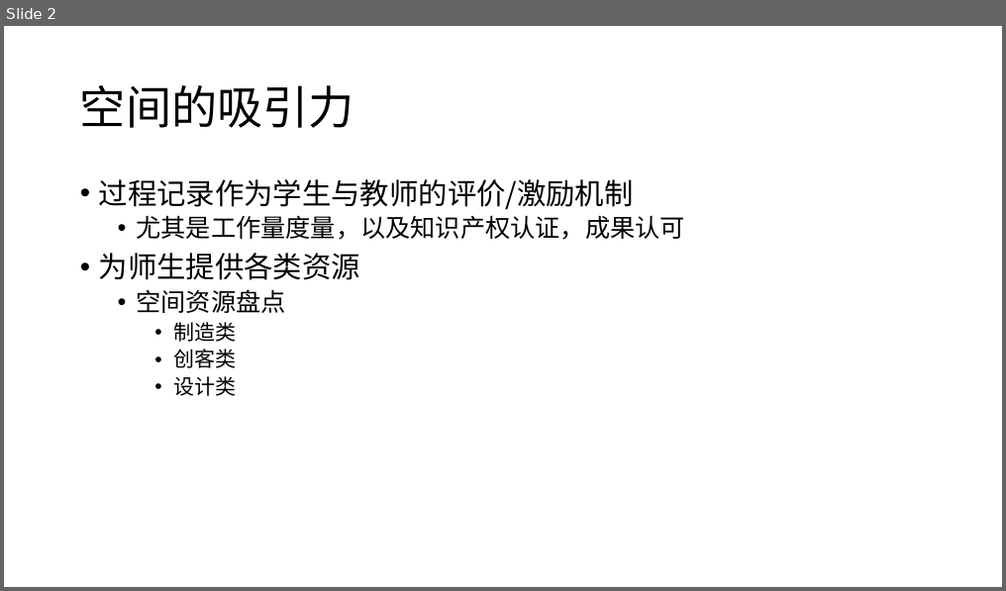
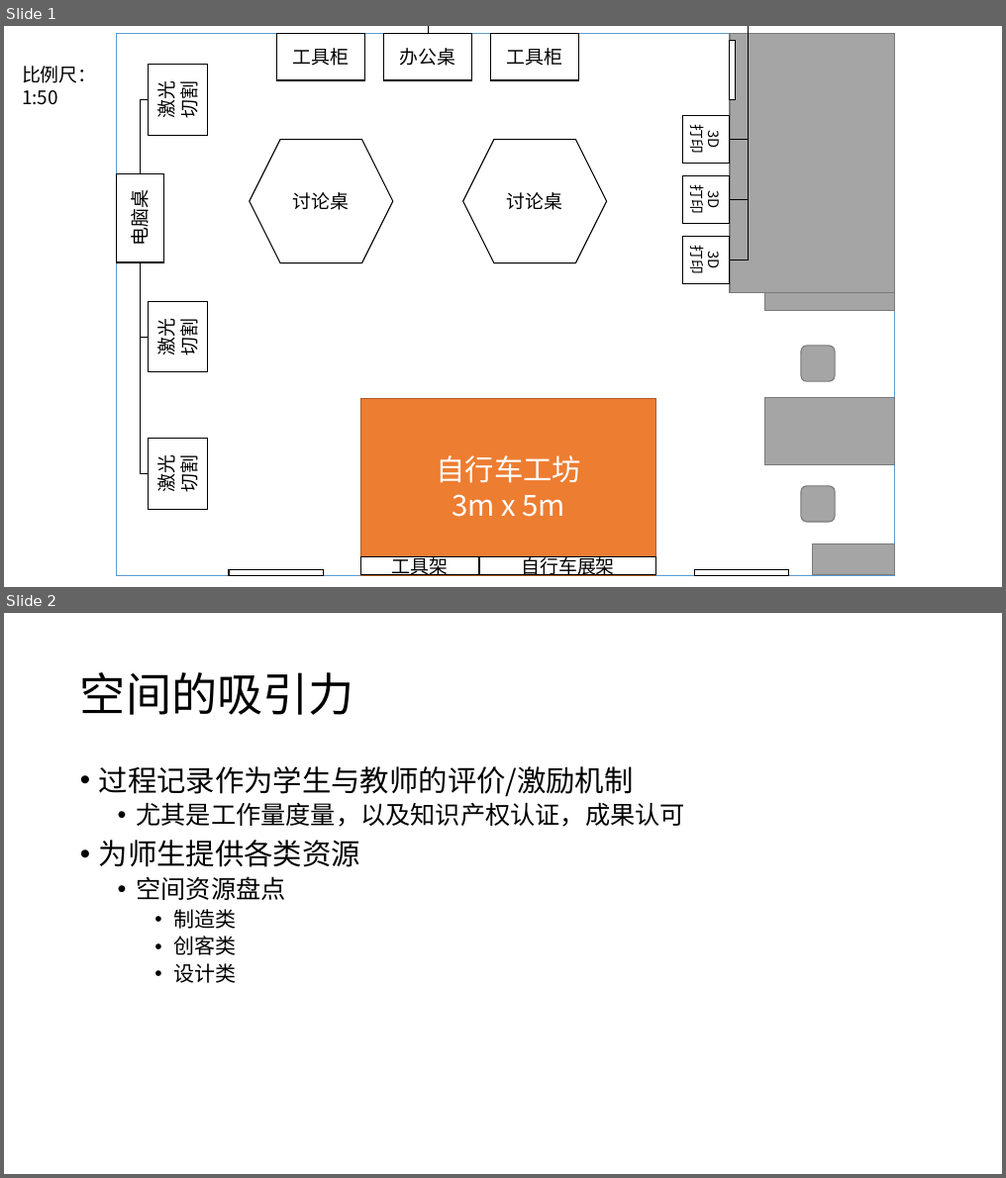
Before and after one commit to woodyme/i.center_my_workzone, a slide deck: 训练中心创客交叉融合空间建设/doc/训练中心制造信息化平台和创客空间建设项目规划-新思路补充.pptx. Shown one above the other, each under a label of ours: slide 2 before the commit, slides 1 and 2 after it. The pictures are 1006x591 and 1006x1178 pixels, drawn with LibreOffice and Linux fonts; fonts in the diff are those of the drawing. Boxes give left, top, right and bottom in pixels: in the first picture for what was removed or moved away, otherwise in the second. Text is boxed around its words. In the diff, an @@ line names an element or a change of style, - is before the commit and + after.

Commit message:
add 创客二层120平工坊设计图

```diff
--- a/训练中心创客交叉融合空间建设/doc/训练中心制造信息化平台和创客空间建设项目规划-新思路补充.pptx
+++ b/训练中心创客交叉融合空间建设/doc/训练中心制造信息化平台和创客空间建设项目规划-新思路补充.pptx
@@ slide 1 added at box(4, 26, 1002, 587), background #FFFFFF @@
@@ rectangle added at box(117, 34, 895, 575), fill #FFFFFF, outline #5B9BD5 1 pt @@
@@ rectangle added at box(276, 34, 364, 80), fill #FFFFFF, outline #000000 1 pt, 18 pt, text #000000 @@
+工具柜
@@ rectangle added at box(383, 34, 472, 80), fill #FFFFFF, outline #000000 1 pt, 18 pt, text #000000 @@
+办公桌
@@ elbow line added from (730, 140) to (428, 34), #000000 1 pt @@
@@ elbow line added from (730, 261) to (428, 34), #000000 1 pt @@
@@ elbow line added from (730, 199) to (428, 34), #000000 1 pt @@
@@ rectangle added at box(491, 34, 579, 80), fill #FFFFFF, outline #000000 1 pt, 18 pt, text #000000 @@
+工具柜
@@ rectangle added at box(730, 41, 736, 99), fill #FFFFFF, outline #000000 1 pt @@
@@ rectangle added at box(731, 34, 895, 292), fill #A5A5A5, outline #7A7A7A 1 pt @@
@@ text added at box(22, 66, 97, 105), 18 pt, text #000000 @@
+比例尺：
+1:50
@@ rectangle added at box(149, 65, 207, 135), fill #FFFFFF, outline #000000 1 pt, 18 pt, text #000000 @@
+激光切割
@@ elbow line added from (149, 100) to (141, 174), #000000 1 pt @@
@@ hexagon added at box(250, 140, 393, 264), fill #FFFFFF, outline #000000 1 pt, 18 pt, text #000000 @@
+讨论桌
@@ hexagon added at box(463, 140, 607, 264), fill #FFFFFF, outline #000000 1 pt, 18 pt, text #000000 @@
+讨论桌
@@ rectangle added at box(682, 116, 730, 163), fill #FFFFFF, outline #000000 1 pt, 14 pt, text #000000 @@
+3D
+打印
@@ rectangle added at box(117, 174, 163, 263), fill #FFFFFF, outline #000000 1 pt, 18 pt, text #000000 @@
+电脑桌
@@ rectangle added at box(682, 176, 730, 224), fill #FFFFFF, outline #000000 1 pt, 14 pt, text #000000 @@
+3D
+打印
@@ elbow line added from (149, 474) to (141, 263), #000000 1 pt @@
@@ elbow line added from (149, 338) to (141, 263), #000000 1 pt @@
@@ rectangle added at box(682, 236, 730, 283), fill #FFFFFF, outline #000000 1 pt, 14 pt, text #000000 @@
+3D
+打印
@@ rectangle added at box(149, 302, 207, 372), fill #FFFFFF, outline #000000 1 pt, 18 pt, text #000000 @@
+激光切割
@@ rectangle added at box(765, 293, 895, 311), fill #A5A5A5, outline #7A7A7A 1 pt @@
@@ rounded rectangle added at box(801, 346, 835, 381), fill #A5A5A5, outline #7A7A7A 1 pt @@
@@ rectangle added at box(361, 399, 656, 575), fill #ED7D31, outline #AF5C24 1 pt, 28 pt, text #FFFFFF @@
+自行车工坊
+3m x 5m
@@ rectangle added at box(765, 397, 895, 466), fill #A5A5A5, outline #7A7A7A 1 pt @@
@@ rectangle added at box(149, 439, 207, 509), fill #FFFFFF, outline #000000 1 pt, 18 pt, text #000000 @@
+激光切割
@@ rounded rectangle added at box(801, 486, 835, 522), fill #A5A5A5, outline #7A7A7A 1 pt @@
@@ rectangle added at box(361, 558, 478, 575), fill #FFFFFF, outline #000000 1 pt, 18 pt, text #000000 @@
+工具架
@@ rectangle added at box(479, 558, 656, 575), fill #FFFFFF, outline #000000 1 pt, 18 pt, text #000000 @@
+自行车展架
@@ rectangle added at box(813, 544, 895, 574), fill #A5A5A5, outline #7A7A7A 1 pt @@
@@ rectangle added at box(229, 570, 323, 575), fill #FFFFFF, outline #000000 1 pt @@
@@ rectangle added at box(694, 570, 788, 575), fill #FFFFFF, outline #000000 1 pt @@
```
Also in this commit, not shown: 1 slide removed.
